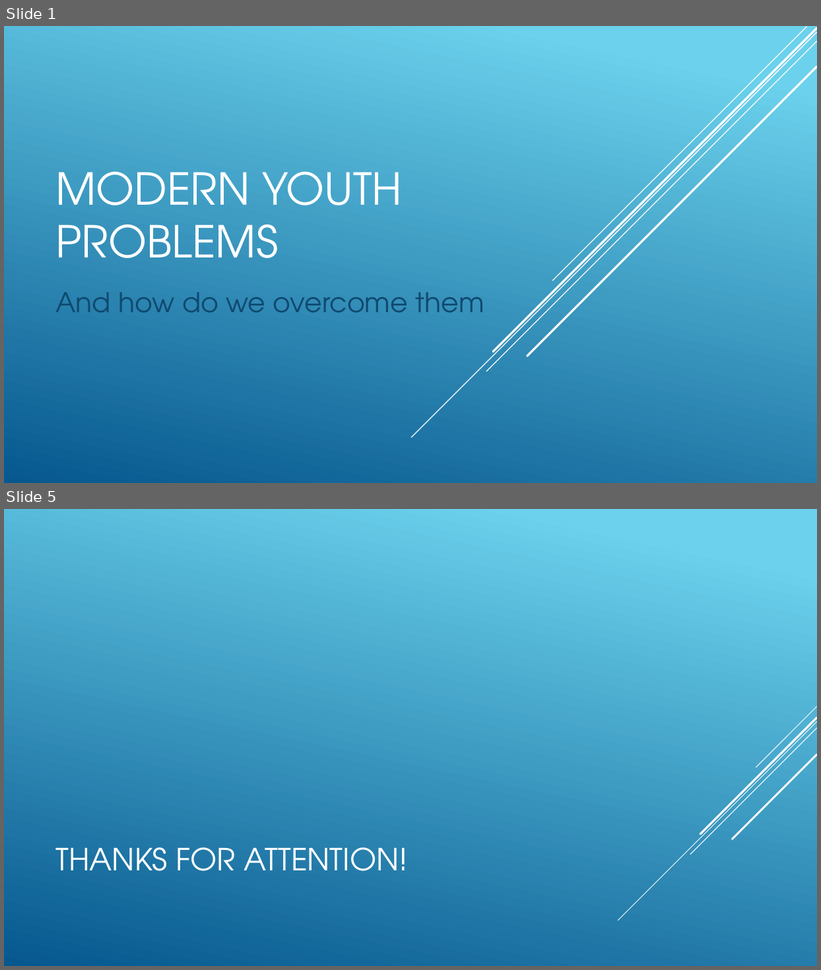
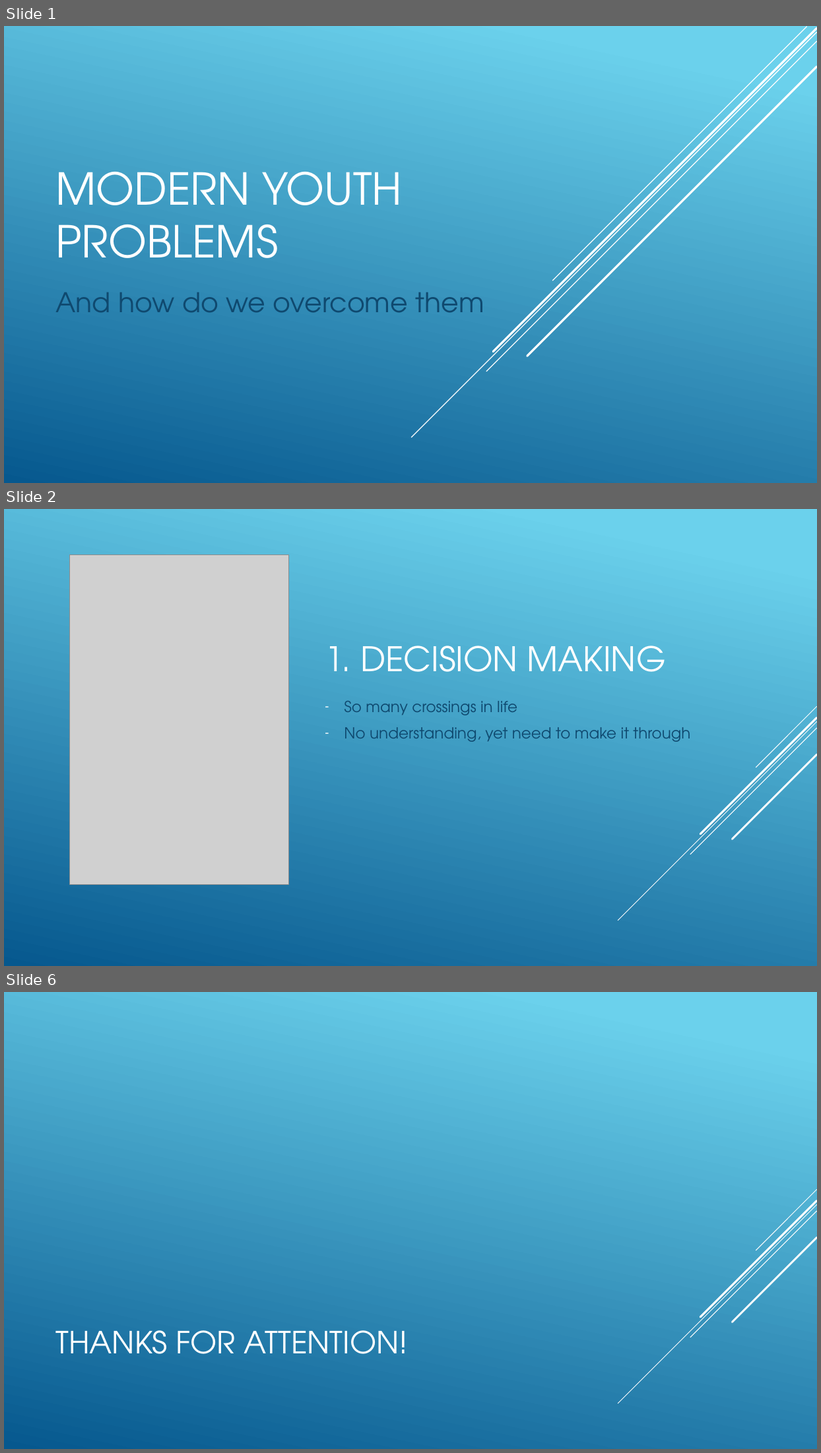
Before and after one commit to robilkot/BSUIR, a slide deck: English/Modern youth problems.pptx. Shown one above the other, each under a label of ours: slides 1 and 5 before the commit, slides 1, 2 and 6 after it; the slides between them are not shown. The pictures are 821x970 and 821x1453 pixels, drawn with LibreOffice and Linux fonts; fonts in the diff are those of the drawing; grey boxes stand for pictures. Boxes give left, top, right and bottom in pixels: in the first picture for what was removed or moved away, otherwise in the second. Text is boxed around its words. In the diff, an @@ line names an element or a change of style, - is before the commit and + after.

```diff
--- a/English/Modern youth problems.pptx
+++ b/English/Modern youth problems.pptx
@@ slide 2 added at (4,509,817,966), background gradient #6ED2EB to #06588E; not listed: 5 template elements that a slide beside it also shows @@
@@ picture added at (70,555,289,885) @@
@@ title added at (325,646,666,672), 40 pt, text #FFFFFF @@
+1. DECISION MAKING
@@ text added at (344,701,690,742), 18 pt, text #0F496F @@
+– So many crossings in life
+– No understanding, yet need to make it through
@@ what was slide 5 is now slide 6 @@
```
Also in this commit, not shown: 2 slides changed, 1 other slide added, 1 slide removed.
